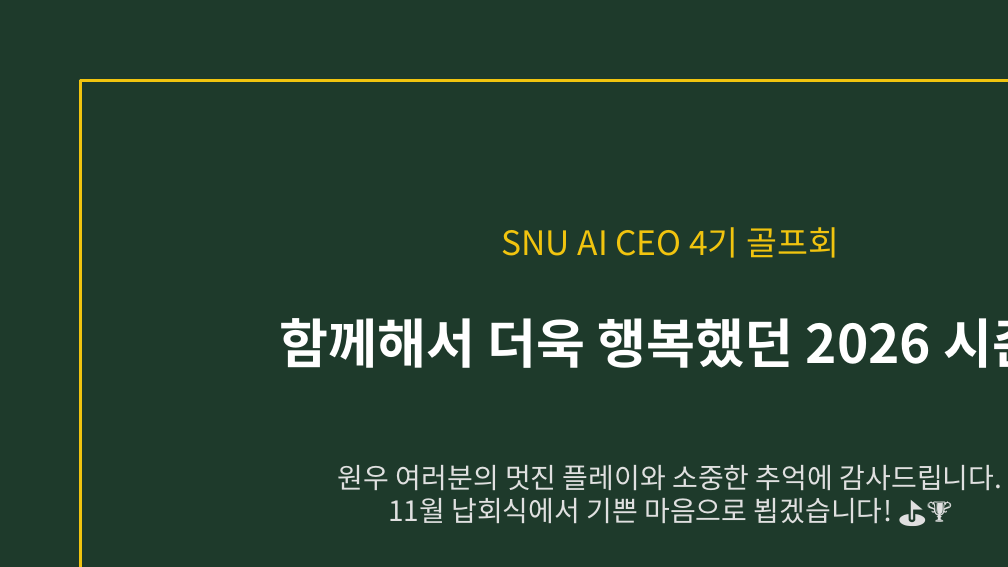
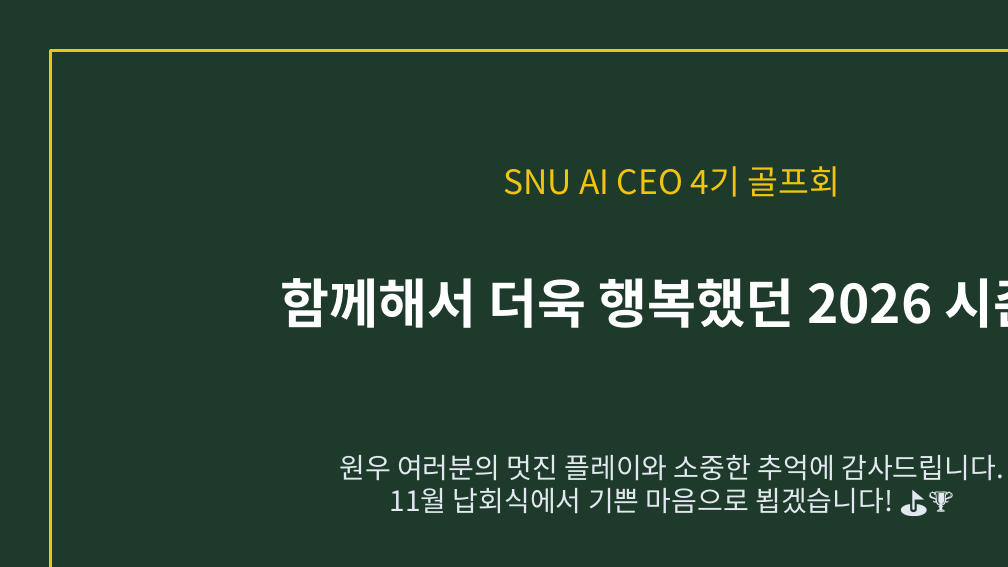
Before and after one commit to BluemMountain/snu-ai-golf4, a slide deck: slide 23 of 2026_SNU_AI_GOLF_Memories.pptx. Drawn at 1008x567 pixels with LibreOffice and Linux fonts; fonts in the diff are those of the drawing. Boxes give left, top, right and bottom in pixels: in the first picture for what was removed or moved away, otherwise in the second. Text is boxed around its words. In the diff, an @@ line names an element or a change of style, - is before the commit and + after.

Commit message:
Fix presentation.html Supabase initialization and PPTX full-bleed dark green background with text-wrap; bump PWA cache to v6.81

```diff
--- a/2026_SNU_AI_GOLF_Memories.pptx
+++ b/2026_SNU_AI_GOLF_Memories.pptx
@@ rectangle: place and size @@
-rectangle at bbox=[81, 81, 1008, 567]
+rectangle at bbox=[50, 50, 1008, 567]
@@ rectangle at bbox=[50, 50, 1008, 567]: fill none to #1E3A2B; outline #F1C40F 2 pt to #F1C40F 2.5 pt @@
@@ text "SNU AI CEO 4기 골프회": place and size @@
-text "SNU AI CEO 4기 골프회" at bbox=[502, 227, 839, 258]
+text "SNU AI CEO 4기 골프회" at bbox=[503, 166, 841, 197]
@@ text "함께해서 더욱 행복했던 2026 시즌!": place and size @@
-text "함께해서 더욱 행복했던 2026 시즌!" at bbox=[279, 318, 1008, 368]
+text "함께해서 더욱 행복했던 2026 시즌!" at bbox=[281, 278, 1008, 328]
@@ text "원우 여러분의 멋진 플레이와 소중한 ...": place and size @@
-text "원우 여러분의 멋진 플레이와 소중한 ..." at bbox=[338, 465, 1003, 524]
+text "원우 여러분의 멋진 플레이와 소중한 ..." at bbox=[339, 455, 1004, 514]
@@ text "원우 여러분의 멋진 플레이와 소중한 ..." at bbox=[339, 455, 1004, 514]: text colour #E0E0E0 to #E2E8F0 @@
```
Also in this commit, not shown: 22 other slides changed, 3 other files.
